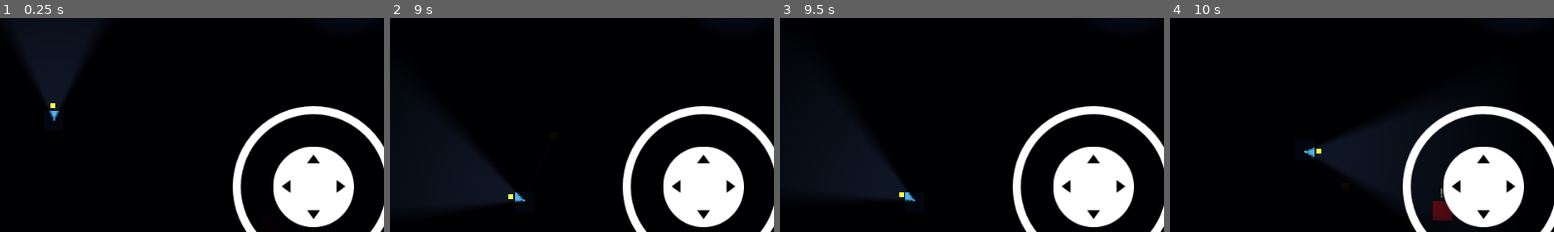
Above: before the commit, frames 1-4 (left to right).
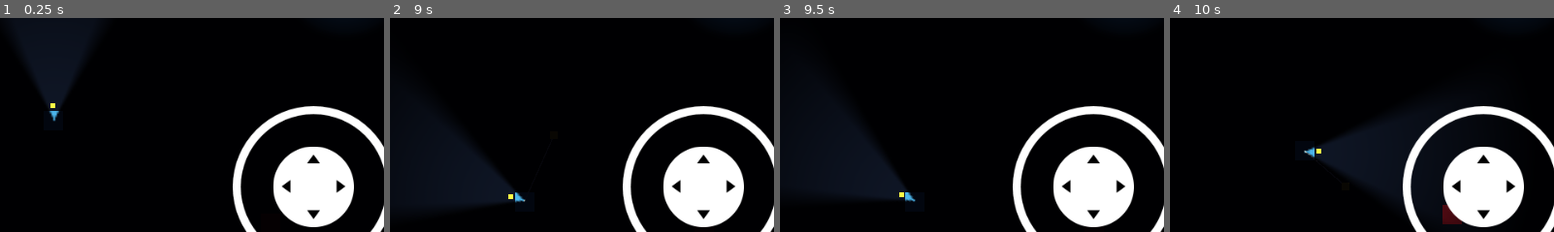
Above: after the commit, the same moments.

Repository: brian18964-bot/fishock
Game: Godot game, scene res://scenes/main.tscn
Same seed, same stepped clock (60 frames per second), same inputs: the game is played once before the commit and once after it.
Inputs (mouse positions are % of the whole screen's width and height, from its top left):
- Up to frame 1 (0.25 s): no input
- Up to frame 2 (9 s): tap Enter at 0.5, 3.5, 8 s; move the mouse to (72, 44) at 0.52 s; hold Right (ui_right) 0.53-1.25 s; hold Shift 0.53-1.25 s; click (72, 44) at 0.67 s; tap Space at 0.77, 2, 3.77, 5, 6.77 s; drag from (29, 54) to (12, 21) at 1.27 s; move the mouse to (60, 27) at 2.02 s; hold Right (ui_right) 2.03-2.75 s; hold Shift 2.03-2.75 s; drag from (45, 69) to (87, 21) at 2.77 s; move the mouse to (80, 64) at 3.52 s; hold Left (ui_left) 3.53-4.25 s; hold Shift 3.53-4.25 s; drag from (19, 34) to (87, 21) at 4.27 s; move the mouse to (55, 49) at 5.02 s; hold Down (ui_down) 5.03-5.75 s; hold Shift 5.03-5.75 s; click (55, 49) at 5.17 s; drag from (34, 24) to (12, 21) at 5.77 s; move the mouse to (72, 44) at 6.52 s; hold Up (ui_up) 6.53-7.25 s; hold Shift 6.53-7.25 s; drag from (29, 54) to (87, 21) at 7.27 s; move the mouse to (60, 27) at 8.02 s; hold Down (ui_down) 8.03-8.75 s; hold Shift 8.03-8.75 s; drag from (45, 69) to (19, 34) at 8.77 s
- Up to frame 3 (9.5 s): no input
- Up to frame 4 (10 s): tap Space at 9.5, 9.77 s; move the mouse to (80, 64) at 9.52 s; hold Up (ui_up) from 9.53 s (still down); hold Shift from 9.53 s (still down); click (80, 64) at 9.67 s
The pictures show only the part of the screen within x 43-93%, y 31-81%; the shares and areas given below are measured in that part.

Frames 1-3 are identical in both runs. In frame 4, 0.4% of the frame differs, in the area x 68-77%, y 79-97%.

Commit message:
Ghost: light detection only triggers instant lock-on at close range
illuminates() was checking the lantern's full visual cone reach
(~285 units at default brightness, more than half the map's diagonal),
so any glance toward the ghost from almost anywhere skipped straight
to ALERT chase, crowding out the suspicious/search states where day
interference (cast jitter, line cut, fish steal) actually fires.
Light now only forces an instant lock-on within LIGHT_ALERT_RANGE
(150); lit-but-far only raises suspicion, matching the design doc's
"more easily discovered" as a nudge rather than a hard switch.

Co-Authored-By: Claude Sonnet 5 <noreply@anthropic.com>
Claude-Session: https://claude.ai/code/session_01E8ouZNnFGnS8DUZSFp8fpg

Diff:
--- a/scripts/ghost.gd
+++ b/scripts/ghost.gd
@@ -20,6 +20,7 @@
 
 const POINT_BLANK_RADIUS := 45.0
 const GHOST_BASE_SIGHT_RADIUS := 70.0
+const LIGHT_ALERT_RANGE := 150.0
 const SUSPICION_TIME := 3.0
 const SEARCH_TIME := 3.5
 const ALERT_GRACE_TIME := 1.5
@@ -81,8 +82,12 @@
 func _sense_player() -> Dictionary:
 	var dist := global_position.distance_to(player.global_position)
 	var lit := player_lantern.illuminates(global_position)
-	var strong := lit or dist <= POINT_BLANK_RADIUS
-	var weak := dist <= GHOST_BASE_SIGHT_RADIUS or dist <= player.current_noise_radius
+	# Being lit from far off only makes the ghost curious, not an instant
+	# lock-on - the cone's visual reach is much longer than what should
+	# give the player away outright (design doc §3.1's "more easily
+	# discovered" reads as a speed/probability nudge, not a binary switch).
+	var strong := (lit and dist <= LIGHT_ALERT_RANGE) or dist <= POINT_BLANK_RADIUS
+	var weak := lit or dist <= GHOST_BASE_SIGHT_RADIUS or dist <= player.current_noise_radius
 	return {"strong": strong, "weak": weak, "dist": dist}
 
 
